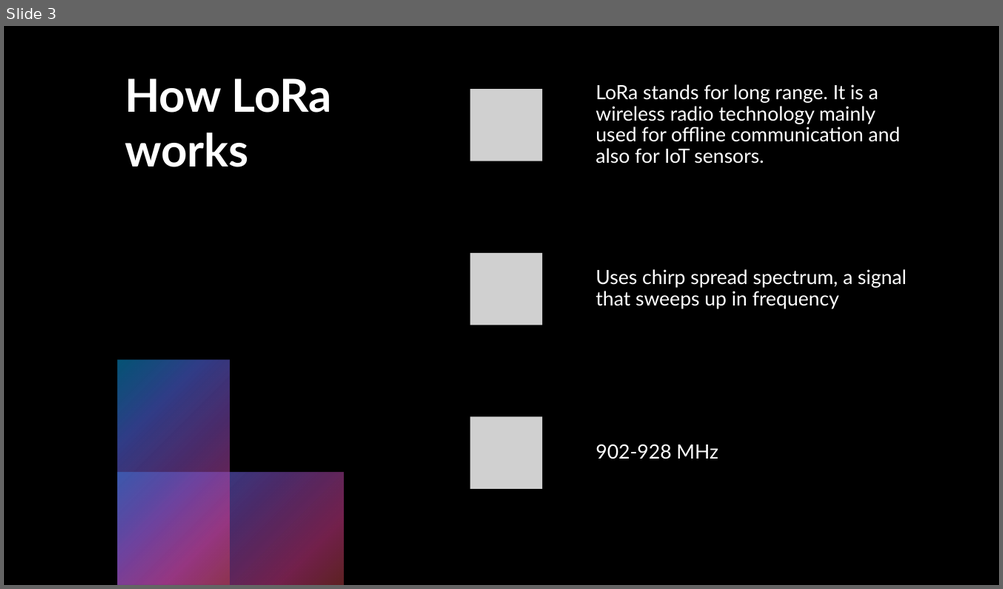
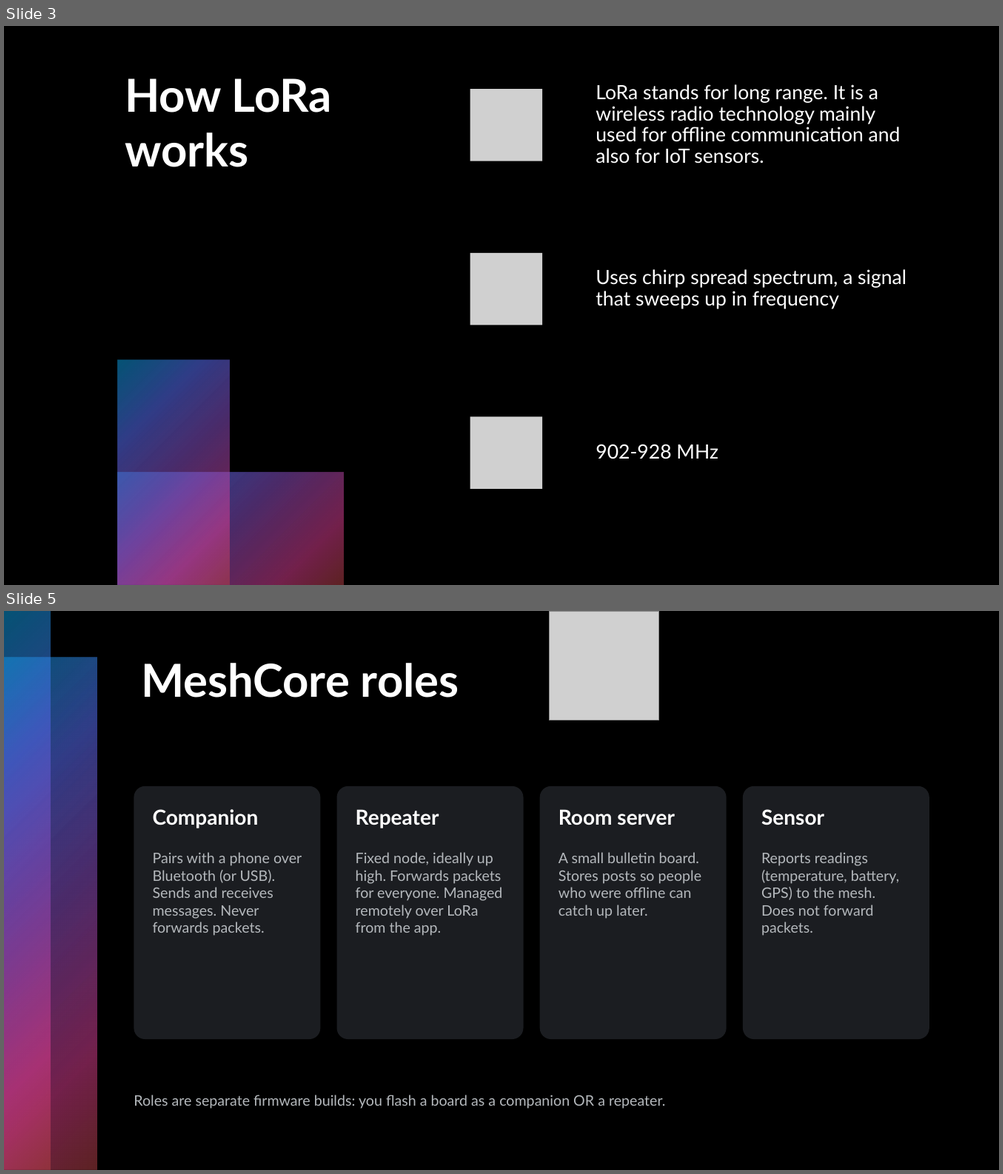
Before and after one commit to Wlszn/LoRaMesh, a slide deck: slides/LoRaPresentation.pptx. Shown one above the other, each under a label of ours: slide 3 before the commit, slides 3 and 5 after it; the slides between them are not shown. The pictures are 1003x589 and 1003x1174 pixels, drawn with LibreOffice and Linux fonts; fonts in the diff are those of the drawing; grey boxes stand for pictures. Boxes give left, top, right and bottom in pixels: in the first picture for what was removed or moved away, otherwise in the second. Text is boxed around its words. In the diff, an @@ line names an element or a change of style, - is before the commit and + after.

```diff
--- a/slides/LoRaPresentation.pptx
+++ b/slides/LoRaPresentation.pptx
@@ slide 5 added at (4, 611, 999, 1170), background #000000; not listed: 2 template elements that a slide beside it also shows @@
@@ picture added at (549, 611, 658, 721) @@
@@ title added at (141, 663, 459, 698), 44 pt, text #FFFFFF, bold @@
+MeshCore roles
@@ rounded rectangle added at (134, 786, 320, 1040), fill #1B1D21 @@
@@ rounded rectangle added at (337, 786, 523, 1040), fill #1B1D21 @@
@@ rounded rectangle added at (540, 786, 726, 1040), fill #1B1D21 @@
@@ rounded rectangle added at (743, 786, 929, 1040), fill #1B1D21 @@
@@ text added at (153, 809, 259, 829), 20 pt, text #FFFFFF, bold @@
+Companion
@@ text added at (356, 809, 439, 829), 20 pt, text #FFFFFF, bold @@
+Repeater
@@ text added at (558, 809, 674, 826), 20 pt, text #FFFFFF, bold @@
+Room server
@@ text added at (761, 809, 824, 826), 20 pt, text #FFFFFF, bold @@
+Sensor
@@ text added at (153, 852, 301, 936), 14 pt, text #B4B8BC @@
+Pairs with a phone over Bluetooth (or USB). Sends and receives messages. Never forwards packets.
@@ text added at (356, 852, 503, 936), 14 pt, text #B4B8BC @@
+Fixed node, ideally up high. Forwards packets for everyone. Managed remotely over LoRa from the app.
@@ text added at (558, 852, 701, 919), 14 pt, text #B4B8BC @@
+A small bulletin board. Stores posts so people who were offline can catch up later.
@@ text added at (761, 852, 899, 936), 14 pt, text #B4B8BC @@
+Reports readings (temperature, battery, GPS) to the mesh. Does not forward packets.
@@ text added at (134, 1095, 665, 1109), 14 pt, text #B4B8BC @@
+Roles are separate firmware builds: you flash a board as a companion OR a repeater.
```
Also in this commit, not shown: 1 slide changed, 6 other slides added, 3 slides removed.
